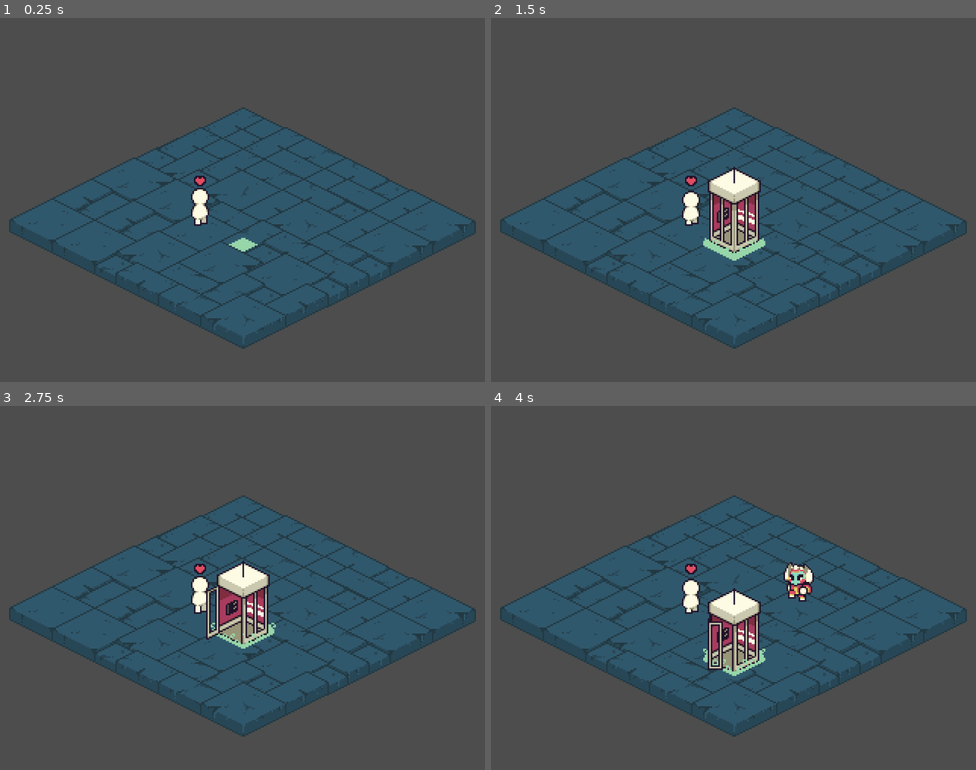
Above: before the commit, frames 1-4 (two rows, left to right).
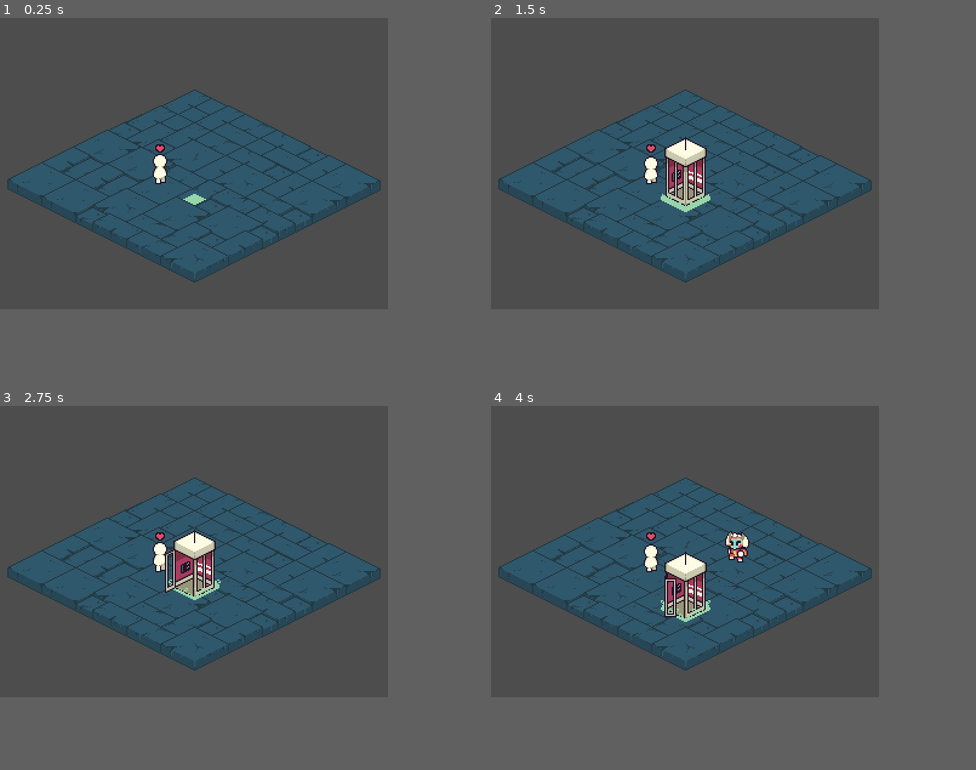
Above: after the commit, the same moments.

Repository: VincentBorchardt/tales-from-the-astral-lighthouse--konig-s-ascent
Game: Godot game, scene res://Scenes/Levels/level_1.tscn
The game is run twice, just before and just after one commit, with the same random seed, the same clock (stepped at 60 frames per second) and the same inputs.
Inputs:
- Up to frame 1 (0.25 s): no input
- Up to frame 2 (1.5 s): hold D (move_right) 0.53-1.28 s; hold Space (advance_text) 0.53-1.28 s; hold S (move_down) from 1.28 s (still down); tap Space (advance_text) at 1.35 s
- Up to frame 3 (2.75 s): release S (move_down) at 2.03 s; hold D (move_right) from 2.03 s (still down); hold Space (advance_text) from 2.03 s (still down)
- Up to frame 4 (4 s): release D (move_right) at 2.78 s; release Space (advance_text) at 2.78 s; hold W (move_up) 2.78-3.53 s; tap Space (advance_text) at 2.85 s; hold A (move_left) from 3.53 s (still down); hold Space (advance_text) from 3.53 s (still down)
The window is 800x600 before the commit and 640x480 after it. Grey fills any space a smaller window leaves; there, only what the larger window draws over its background counts as a difference.

The runs differ from the first frame. In frame 1, 25% of the frame differs, in the area x 1-99%, y 19-91%; in frame 2, 28%; in frame 3, 28%; in frame 4, 27%.

Commit message:
Credits work, window stretching
Credits look better and are more complete; window options changed and work to stretch better.

Diff:
--- a/Scenes/Cutscenes/credits.tscn
+++ b/Scenes/Cutscenes/credits.tscn
@@ -14,6 +14,7 @@
 layout_mode = 2
 size_flags_horizontal = 3
 size_flags_vertical = 3
+theme_override_colors/default_color = Color(0.99215686, 0.9843137, 0.89411765, 1)
 bbcode_enabled = true
 text = "
 
@@ -30,39 +31,36 @@
 
 
 
-Tales from the Astral Lighthouse
-Königs Ascent
+[color=#e24d63]Tales from the Astral Lighthouse
+Königs Ascent[/color]
 
 [img]res://Assets/Art/Credits/AlphaCrush_Alphad.png[/img]
 
-Scenario & Game Design
+[color=#90dcc0]Scenario & Game Design[/color]
 Balbod & Shabello
 
-Pixel Art & Animation
+[color=#90dcc0]Writing & Dialogue[/color]
+LimeyOtoko
+
+[color=#90dcc0]Pixel Art & Animation[/color]
 Shabello
 
-Character Art & Ending Illustrations
+[color=#90dcc0]Character Art & Ending Illustrations[/color]
 estherdevil
 
-Writing & Dialogue
-LimeyOtoko
+[color=#90dcc0]Music[/color]
+Chibenobi, Lam & MattB
 
-Music
-Chibenobi & Lam
-
-SFX
+[color=#90dcc0]SFX[/color]
 Chibenobi
 
-Programming:
-calledthespacecowboy & Vincent
-
-Gameplay Design
+[color=#90dcc0]Gameplay Design[/color]
 calledthespacecowboy
 
-Systems Design
+[color=#90dcc0]Systems Design[/color]
 Vincent
 
-Character Designs
+[color=#90dcc0]Character Designs[/color]
 Alexandria - Kyle Bosman
 Boyhowdy - Kyle Bosman
 Dark Schippie Dues - Kyle Bosman
@@ -76,12 +74,15 @@
 Trik - Kyle Bosman
 Yazmody  - calledthespacecowboy & Kyle Bosman
 
-Fonts
+[color=#90dcc0]Fonts[/color]
 Cloak by Chevy Ray
 Emoji font by meowni.ca
 
-Playtesters
+[color=#90dcc0]Playtesters[/color]
 —
+
+[color=#90dcc0]Built on Godot Engine 4.7[/color]
+godotengine.org/license
 
 A Big Thank You to Kyle Bosman
 & the Robot Party Community
--- a/project.godot
+++ b/project.godot
@@ -20,8 +20,7 @@
 window/size/viewport_width=320
 window/size/viewport_height=240
 window/size/resizable=false
-window/stretch/mode="canvas_items"
-window/stretch/aspect="expand"
+window/stretch/mode="viewport"
 window/stretch/scale_mode="integer"
 
 [global_group]
Not shown, added: GODOT_COPYRIGHT.txt
